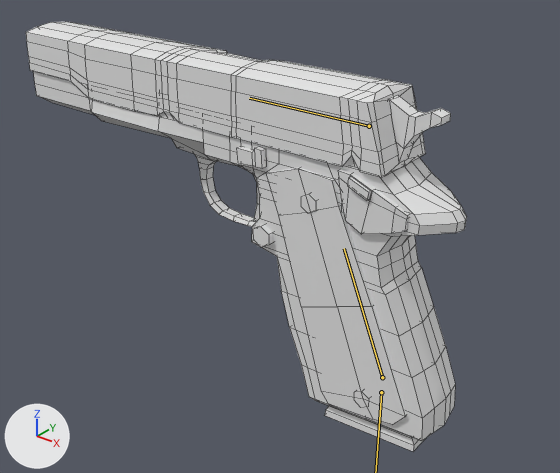
What one commit did to the FBX model Assets/Models/Guns/Colt M1911/m1911.fbx.
The view is the same before and after, from a 50 mm lens placed at (0.201, -0.339, 0.278), pointed at (-0.08, 0.013, 0.059). Every picture has the same lights, and +X, +Y and +Z are marked at lower left. The bones that bend it are drawn over the model as lines. Mesh edges are drawn as thin lines.

Objects in the first picture: '1911'.
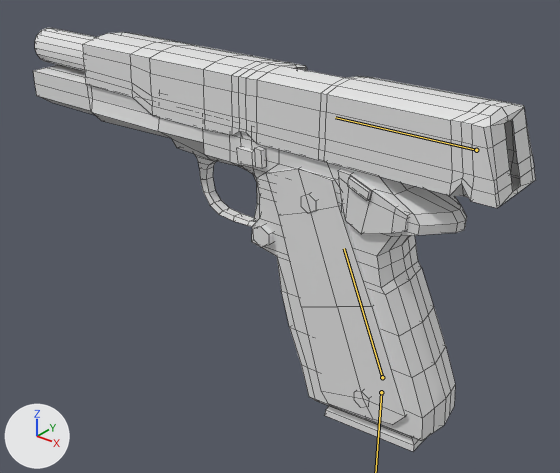
The newer file adds an action. The first version stands in its rest pose; the second is drawn at frame 2 of the action '1911_armature|m1911_shoot'.

Changed parts and their boxes [x1, y1, x2, y2] in the pictures (560 x 473 px):
'1911', posed (14% wider): before [26, 22, 467, 452]; after [33, 28, 536, 452]
bone 'Slide', root to tip: before (369, 126) to (249, 98); after (476, 150) to (335, 117)

What the commit changed:
Bone 'Slide' (bone_slide) moves from (0.0, 0.0, 0.0) to (0.0, -0.922, 0.005).
